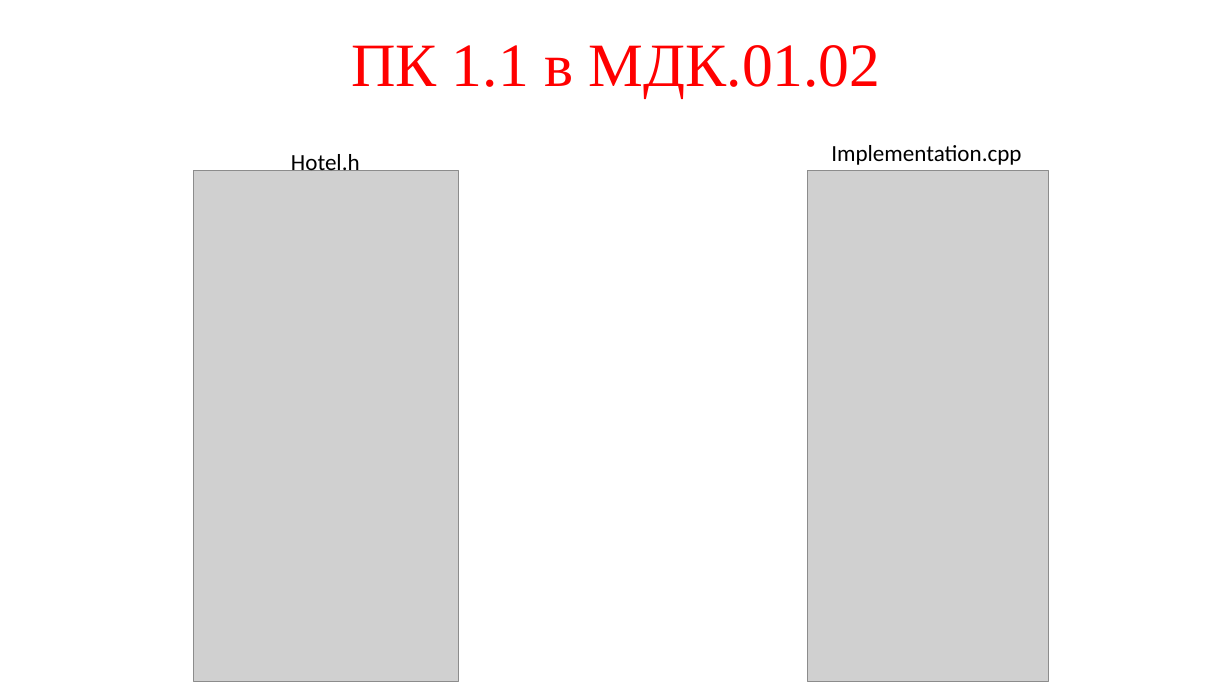
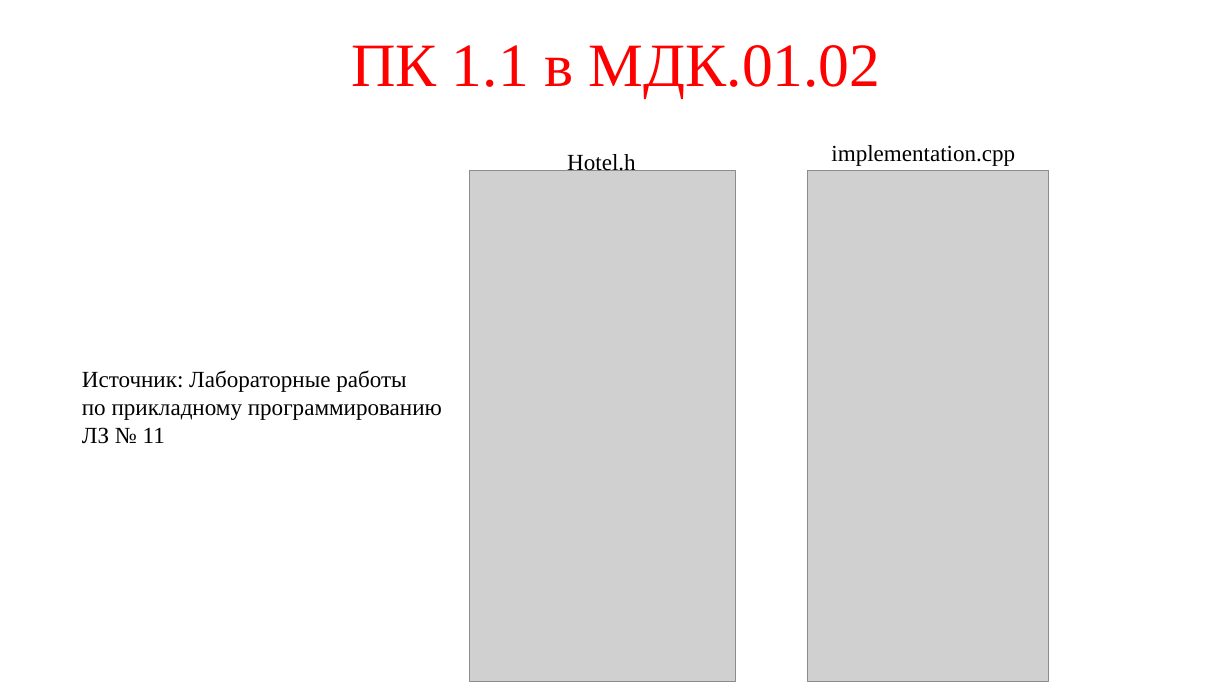
Before and after one commit to prog-kkkmt/p1-17, a slide deck: slide 4 of Модульный экзамен/ПМ.01.pptx. Drawn at 1232x693 pixels with LibreOffice and Linux fonts; fonts in the diff are those of the drawing; grey boxes stand for pictures. Boxes give left, top, right and bottom in pixels: in the first picture for what was removed or moved away, otherwise in the second. Text is boxed around its words. In the diff, an @@ line names an element or a change of style, - is before the commit and + after.

```diff
--- a/Модульный экзамен/ПМ.01.pptx
+++ b/Модульный экзамен/ПМ.01.pptx
@@ text "Hotel.h": place and size @@
-text "Hotel.h" at bbox=[291, 154, 360, 176]
+text "Hotel.h" at bbox=[567, 154, 636, 171]
@@ text "Hotel.h" at bbox=[567, 154, 636, 171]: font Calibri to Times New Roman @@
@@ text at bbox=[831, 145, 1015, 166]: text changed; font Calibri to Times New Roman @@
-Implementation.cpp
+implementation.cpp
@@ picture: place and size @@
-picture at bbox=[193, 171, 458, 681]
+picture at bbox=[470, 171, 735, 681]
@@ text added at bbox=[82, 370, 442, 444], 18 pt, text #000000 @@
+Источник: Лабораторные работы
+по прикладному программированию
+ЛЗ № 11
```
Also in this commit, not shown: 12 other slides changed, 1 other file.
